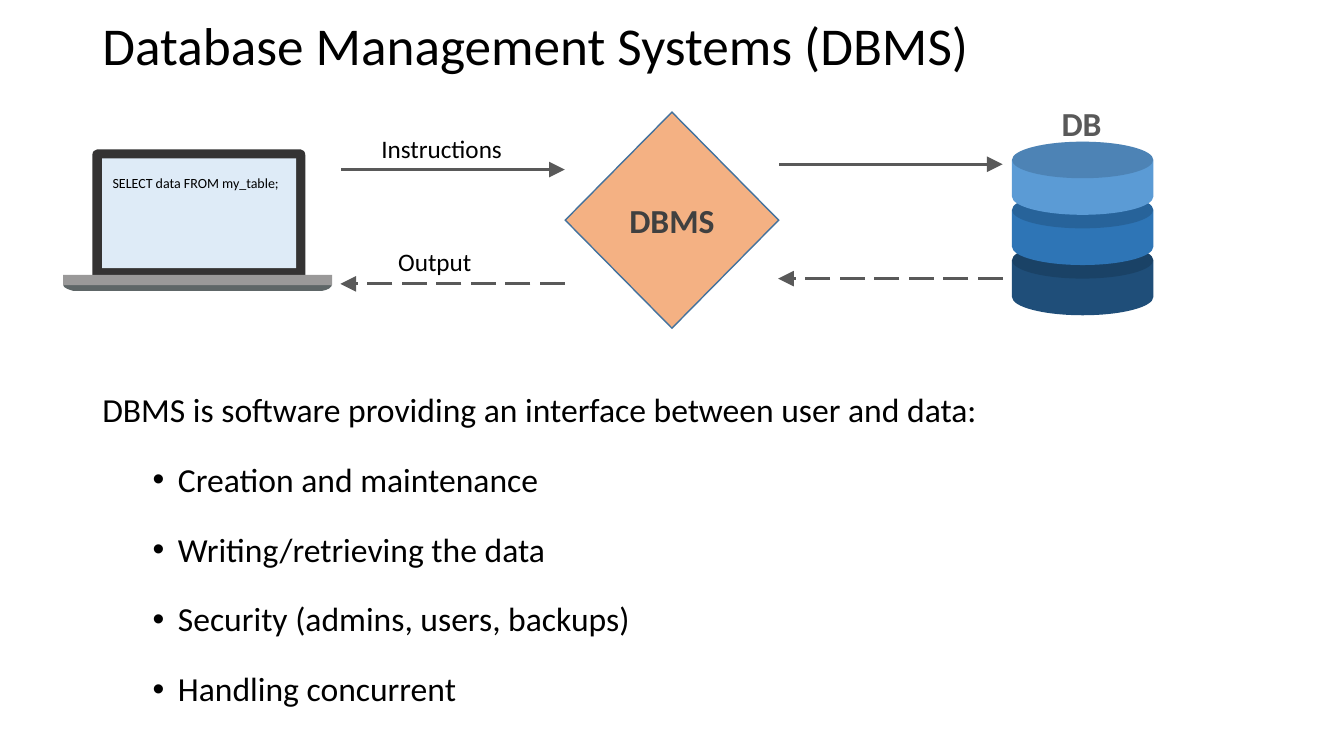
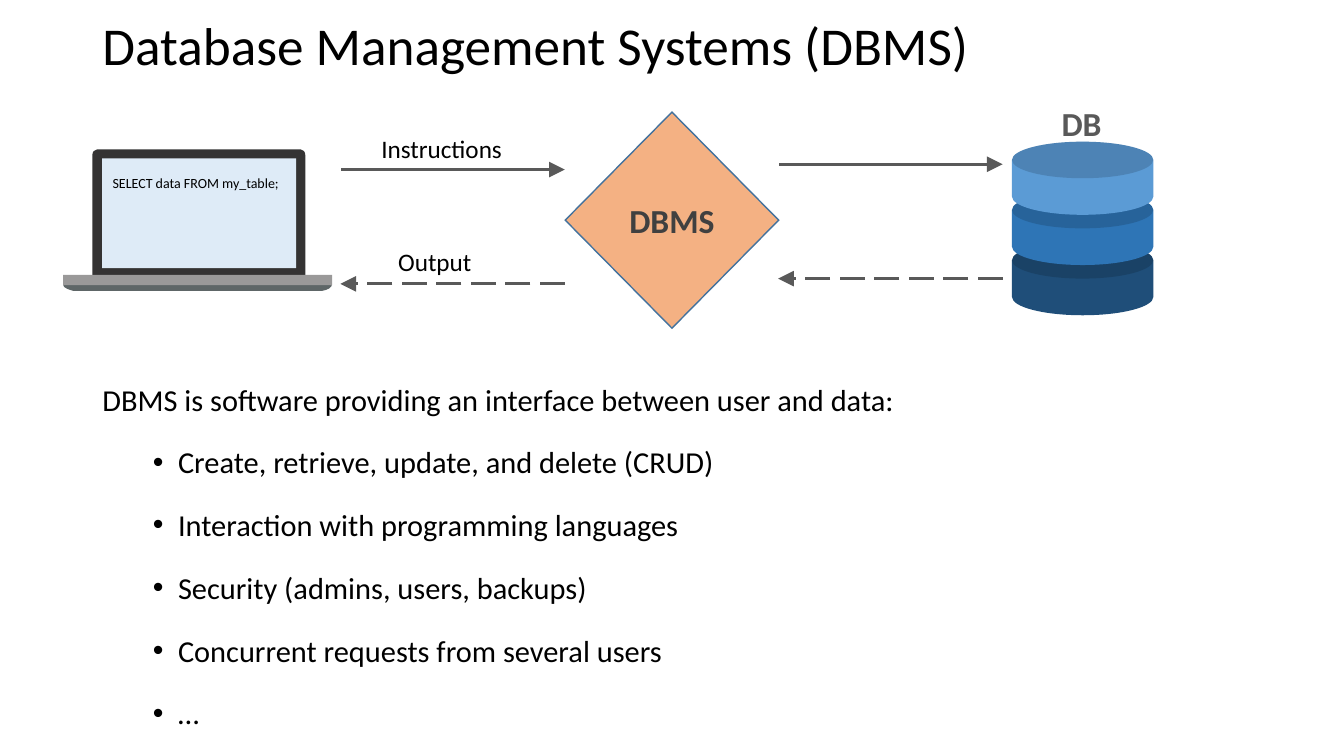
Before and after one commit to ipozdeev/it-skills-for-research, a slide deck: slide 4 of databases/databases_slides.pptx. Drawn at 1344x756 pixels with LibreOffice and Linux fonts; fonts in the diff are those of the drawing; background and template pictures are left out. Boxes give left, top, right and bottom in pixels: in the first picture for what was removed or moved away, otherwise in the second. Text is boxed around its words. In the diff, an @@ line names an element or a change of style, - is before the commit and + after.

Commit message:
databases slides -- done; viz slides -- added toc

```diff
--- a/databases/databases_slides.pptx
+++ b/databases/databases_slides.pptx
@@ text at (102, 390, 894, 604): size 24 to 21.7 pt in "DBMS is software providing an interface between ...", "Security (admins, users, backups)"; line spacing 1.15 to 1.05; line spacing 0.9 to 0.8 @@
@@ text at (178, 451, 713, 542): text changed; size 24 to 21.7 pt @@
-  • Creation and maintenance
-  • Writing/retrieving the data
+  • Create, retrieve, update, and delete (CRUD)
+  • Interaction with programming languages
@@ text at (178, 641, 662, 667): text changed; size 24 to 21.7 pt @@
-  • Handling concurrent
+  • Concurrent requests from several users
+  • …
```
Also in this commit, not shown: 1 other slide changed, 6 slides added, 1 slide removed, 2 other files.
